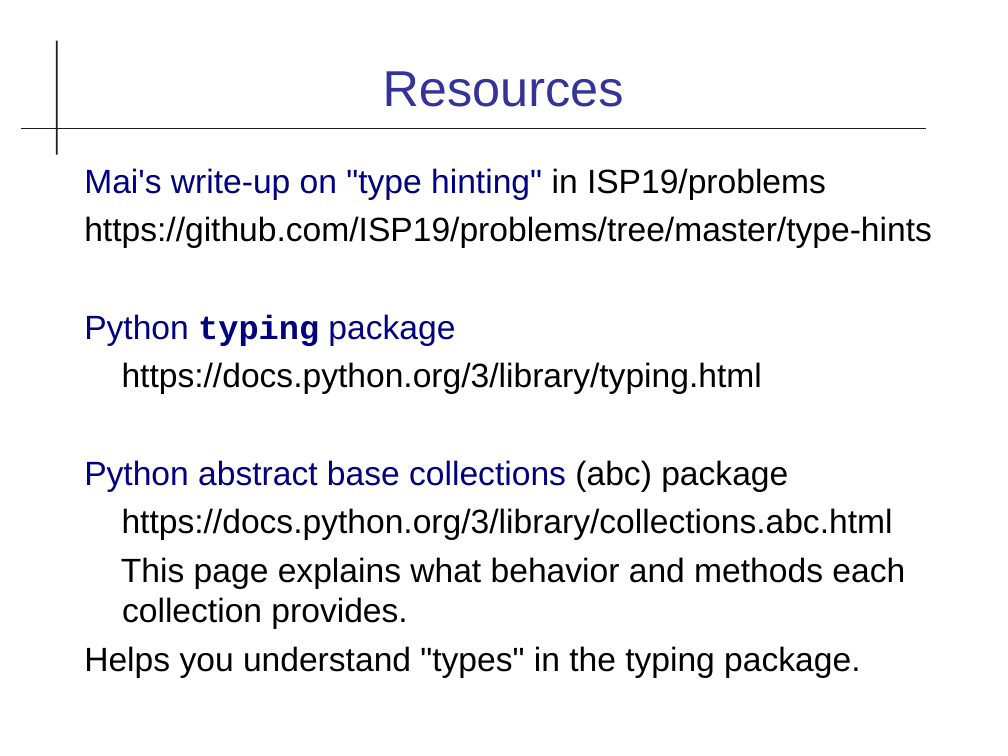
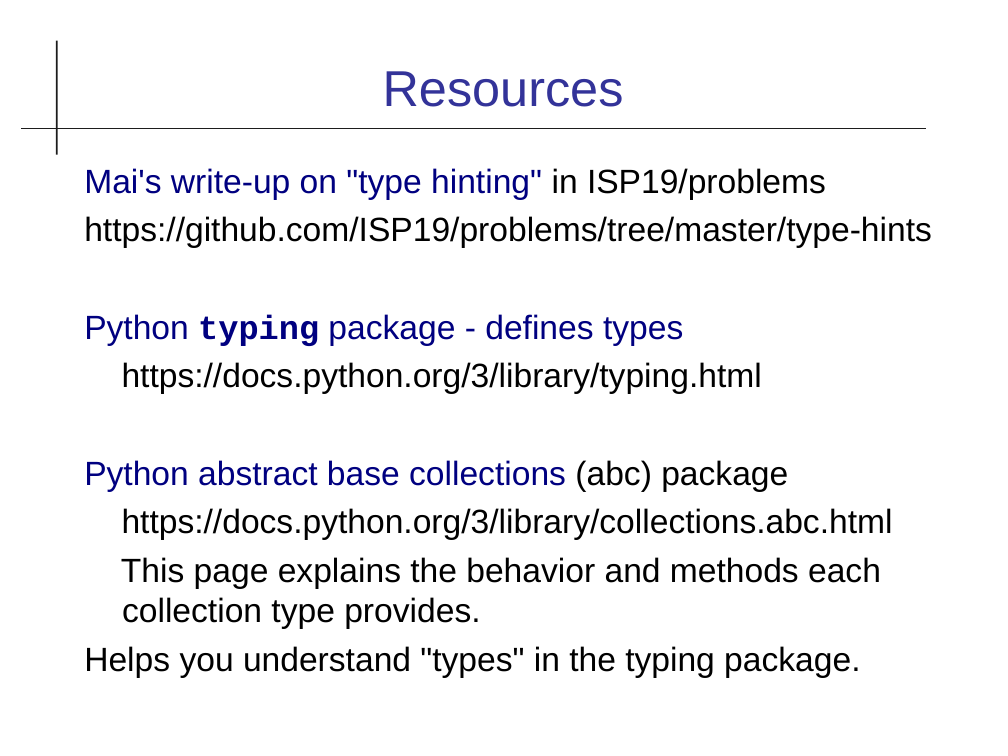
Before and after one commit to cpske/ISP, a slide deck: slide 26 of code-quality/Type-Checking.odp (slide 22 before the commit). Drawn at 1008x756 pixels with LibreOffice and Linux fonts; fonts in the diff are those of the drawing. Boxes give left, top, right and bottom in pixels: in the first picture for what was removed or moved away, otherwise in the second. Text is boxed around its words. In the diff, an @@ line names an element or a change of style, - is before the commit and + after.

Commit message:
update types and type hinting

```diff
--- a/code-quality/Type-Checking.odp
+++ b/code-quality/Type-Checking.odp
@@ text at (84,314,683,346): text changed @@
-Python typing package
+Python typing package - defines types
@@ text at (121,557,881,629): text changed @@
-This page explains what behavior and methods each collection provides.
+This page explains the behavior and methods each collection type provides.
```
Also in this commit, not shown: 12 other slides changed, 5 slides added, 3 other files.
